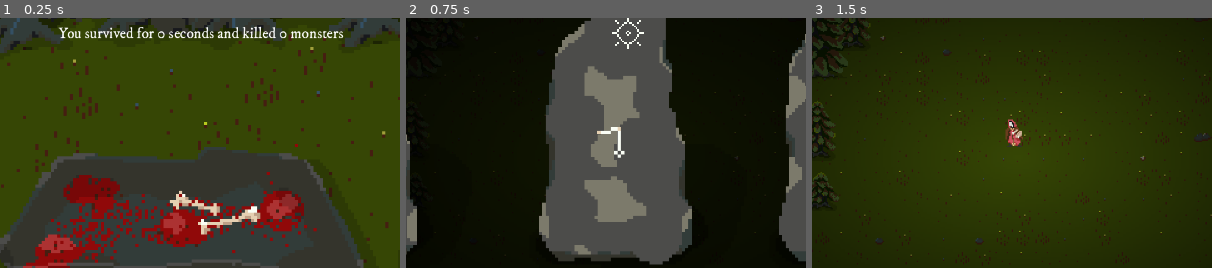
Above: before the commit, frames 1-3 (left to right).
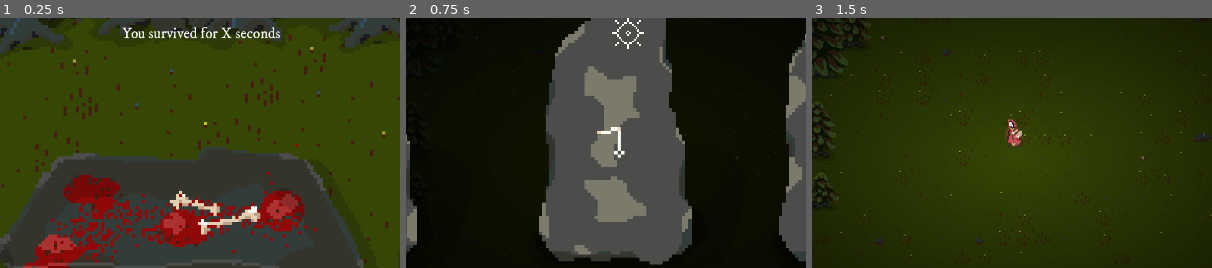
Above: after the commit, the same moments.

Repository: milestone-dev/ld55
Game: Godot game, scene res://scenes/death.tscn
Two runs of this game, one before a commit and one after it. Both use one fixed random seed, a clock stepped at 60 frames per second and the inputs below. This scene is started directly instead of the project's main scene.
Inputs:
- Up to frame 1 (0.25 s): no input
- Up to frame 2 (0.75 s): click "Try again" at 0.5 s
- Up to frame 3 (1.5 s): click "Quickfire" at 1.25 s
The pictures show only the part of the screen within x 25-75%, y 24-74%; the shares and areas given below are measured in that part.

The runs differ from the first frame. In frame 1, 1.5% of the frame differs, in the area x 14-86%, y 3-9%; in frame 2, nothing differs; in frame 3, nothing differs.
Error after the commit: Attempt to call function 'play' in base 'null instance' on a null instance. (res://scripts/main_menu.gd:7)

Commit message:
Add blinking eyes to start screen

Diff:
--- a/scenes/start.tscn
+++ b/scenes/start.tscn
@@ -1,14 +1,80 @@
-[gd_scene load_steps=7 format=3 uid="uid://dtq5l1ul652um"]
+[gd_scene load_steps=11 format=3 uid="uid://dtq5l1ul652um"]
 
 [ext_resource type="Texture2D" uid="uid://kert4br102nv" path="res://assets/sprites/intro.png" id="2_5e32w"]
 [ext_resource type="Texture2D" uid="uid://bssrt3asaqbr6" path="res://assets/sprites/intro-button.png" id="3_ii31w"]
 [ext_resource type="FontFile" uid="uid://dlsvdxtmmnmde" path="res://assets/fonts/IMFellDWPica-Regular.ttf" id="3_pnpj1"]
+[ext_resource type="Texture2D" uid="uid://bwyl8k3gvhl2y" path="res://assets/sprites/eyes.png" id="5_0544c"]
 [ext_resource type="Script" path="res://scripts/main_menu.gd" id="5_ohlgh"]
 
 [sub_resource type="StyleBoxFlat" id="StyleBoxFlat_722ai"]
 bg_color = Color(0, 0, 0, 0.686275)
 
 [sub_resource type="Theme" id="Theme_npwjt"]
+
+[sub_resource type="Animation" id="Animation_kui3k"]
+resource_name = "blink"
+length = 4.0
+loop_mode = 1
+step = 0.05
+tracks/0/type = "value"
+tracks/0/imported = false
+tracks/0/enabled = true
+tracks/0/path = NodePath(".:modulate")
+tracks/0/interp = 1
+tracks/0/loop_wrap = true
+tracks/0/keys = {
+"times": PackedFloat32Array(0, 3.5, 3.55, 3.9),
+"transitions": PackedFloat32Array(1, 1, 1, 1),
+"update": 0,
+"values": [Color(1, 1, 1, 1), Color(1, 1, 1, 1), Color(1, 1, 1, 0), Color(1, 1, 1, 0)]
+}
+tracks/1/type = "value"
+tracks/1/imported = false
+tracks/1/enabled = true
+tracks/1/path = NodePath("../Eyes2:modulate")
+tracks/1/interp = 1
+tracks/1/loop_wrap = true
+tracks/1/keys = {
+"times": PackedFloat32Array(0, 2.7, 2.75, 3.15, 3.2),
+"transitions": PackedFloat32Array(1, 1, 1, 1, 1),
+"update": 0,
+"values": [Color(1, 1, 1, 1), Color(1, 1, 1, 1), Color(1, 1, 1, 0), Color(1, 1, 1, 0), Color(1, 1, 1, 1)]
+}
+tracks/2/type = "value"
+tracks/2/imported = false
+tracks/2/enabled = true
+tracks/2/path = NodePath("../Eyes3:modulate")
+tracks/2/interp = 1
+tracks/2/loop_wrap = true
+tracks/2/keys = {
+"times": PackedFloat32Array(0, 1.45, 1.5, 1.8, 1.85, 4.7),
+"transitions": PackedFloat32Array(1, 1, 1, 1, 1, 1),
+"update": 0,
+"values": [Color(1, 1, 1, 1), Color(1, 1, 1, 1), Color(1, 1, 1, 0), Color(1, 1, 1, 0), Color(1, 1, 1, 1), Color(1, 1, 1, 1)]
+}
+tracks/3/type = "value"
+tracks/3/imported = false
+tracks/3/enabled = true
+tracks/3/path = NodePath("../Eyes4:modulate")
+tracks/3/interp = 1
+tracks/3/loop_wrap = true
+tracks/3/keys = {
+"times": PackedFloat32Array(0, 0.65, 0.6501, 0.7, 1.05, 1.1),
+"transitions": PackedFloat32Array(1, 1, 1, 1, 1, 1),
+"update": 0,
+"values": [Color(1, 1, 1, 1), Color(1, 1, 1, 1), Color(1, 1, 1, 1), Color(1, 1, 1, 0), Color(1, 1, 1, 0), Color(1, 1, 1, 1)]
+}
+
+[sub_resource type="Animation" id="Animation_y8gg1"]
+resource_name = "blink_2"
+length = 4.0
+loop_mode = 1
+
+[sub_resource type="AnimationLibrary" id="AnimationLibrary_gocn7"]
+_data = {
+"blink": SubResource("Animation_kui3k"),
+"blink_2": SubResource("Animation_y8gg1")
+}
 
 [node name="Start" type="Panel"]
 anchors_preset = 15
@@ -76,4 +142,46 @@
 text = "[center]Survive the Night"
 fit_content = true
 
+[node name="AnimationPlayer" type="AnimationPlayer" parent="."]
+root_node = NodePath("../Eyes1")
+libraries = {
+"": SubResource("AnimationLibrary_gocn7")
+}
+
+[node name="Eyes1" type="TextureRect" parent="."]
+texture_filter = 1
+offset_left = 432.0
+offset_top = 133.0
+offset_right = 452.0
+offset_bottom = 141.0
+texture = ExtResource("5_0544c")
+stretch_mode = 5
+
+[node name="Eyes2" type="TextureRect" parent="."]
+texture_filter = 1
+offset_left = 240.0
+offset_top = 152.0
+offset_right = 260.0
+offset_bottom = 160.0
+texture = ExtResource("5_0544c")
+stretch_mode = 5
+
+[node name="Eyes3" type="TextureRect" parent="."]
+texture_filter = 1
+offset_left = 800.0
+offset_top = 136.0
+offset_right = 820.0
+offset_bottom = 144.0
+texture = ExtResource("5_0544c")
+stretch_mode = 5
+
+[node name="Eyes4" type="TextureRect" parent="."]
+texture_filter = 1
+offset_left = 992.0
+offset_top = 120.0
+offset_right = 1012.0
+offset_bottom = 128.0
+texture = ExtResource("5_0544c")
+stretch_mode = 5
+
 [connection signal="pressed" from="StartBackground/Button/StartButton" to="." method="_on_start_button_pressed"]
--- a/scripts/main_menu.gd
+++ b/scripts/main_menu.gd
@@ -4,6 +4,7 @@
 
 func _ready() -> void:
 	Input.mouse_mode = Input.MOUSE_MODE_VISIBLE
+	$AnimationPlayer.play("blink")
 	if score_subtitle != null:
 		score_subtitle.text = "You survived for %d seconds and killed %d monsters" % [Global.time_survived, Global.mobs_killed];
 
Binary file added: assets/sprites/eyes-Sheet.png
Not shown, added: assets/sprites/eyes-Sheet.png.import
Binary file added: assets/sprites/eyes.png
Not shown, added: assets/sprites/eyes.png.import
